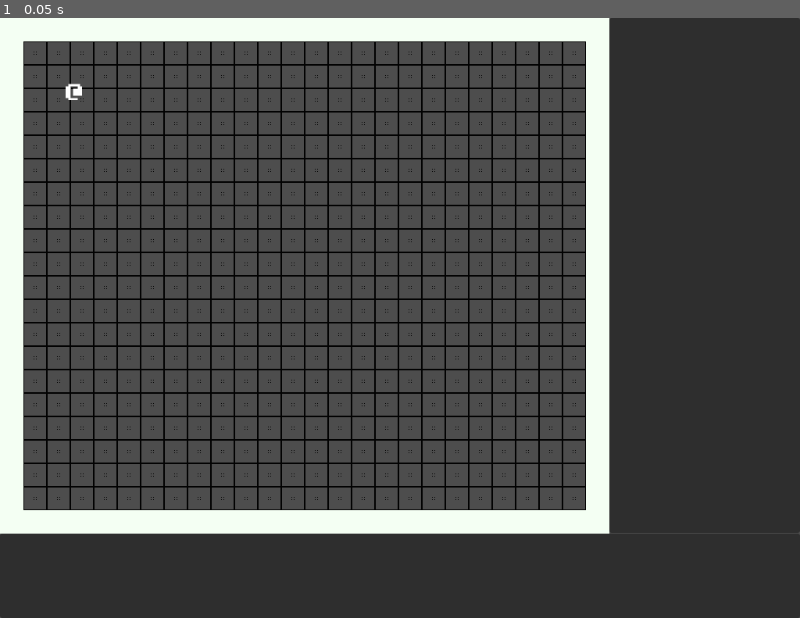
Above: before the commit, frame 1.
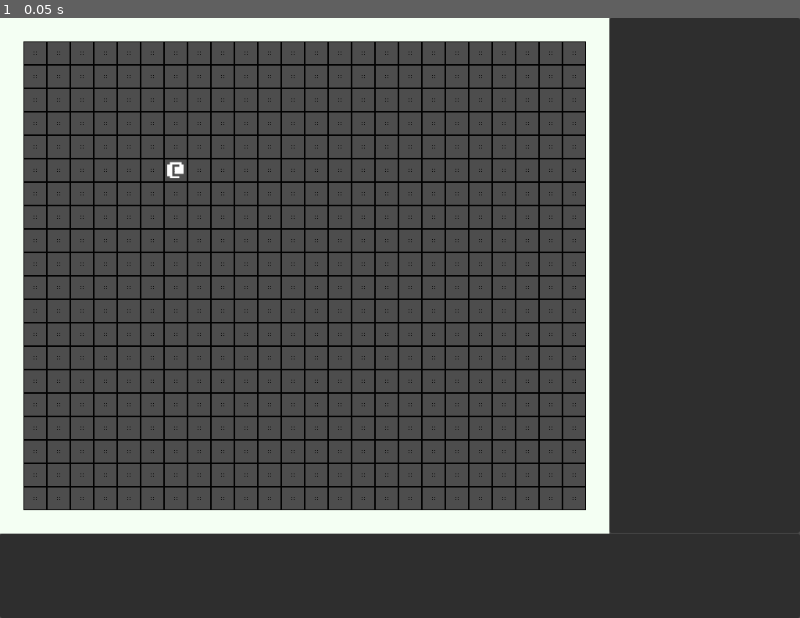
Above: after the commit, the same moment.

Repository: ntl-am/zeb86
Game: Godot game, scene res://scenes/mini_mundo/MiniMundo.tscn
The game is run twice, just before and just after one commit, with the same random seed, the same clock (stepped at 60 frames per second) and the same inputs. This scene is started directly instead of the project's main scene.
Inputs:
- Up to frame 1 (0.05 s): no input

The runs differ from the first frame. In frame 1, less than 0.1% of the frame differs, in the area x 8-23%, y 10-27%.

Commit message:
AAAAAAAAAAAHHHHHHHHHH

Diff:
--- a/scenes/mini_mundo/MiniMundo.tscn
+++ b/scenes/mini_mundo/MiniMundo.tscn
@@ -35,7 +35,7 @@
 script = ExtResource("4_x8k5v")
 
 [node name="PC" type="Sprite2D" parent="."]
-position = Vector2(95, 95)
+position = Vector2(75, 65)
 texture = ExtResource("4_gf0nu")
 script = ExtResource("4_8512l")
-coords = Vector2i(10, 10)
+coords = Vector2i(8, 7)
--- a/scenes/mini_mundo/mini_mundo.gd
+++ b/scenes/mini_mundo/mini_mundo.gd
@@ -1,8 +1,10 @@
-@tool
 extends Node2D
 
 @onready var tabuleiro: TileMapLayer = $Tabuleiro
 @onready var pc: Sprite2D = $PC
 
 func _ready() -> void:
-	print("asdsa")
+	var sqlen = tabuleiro.tile_set.tile_size.x
+	pc.tabuleiro_topleft_center = Vector2(sqlen / 2, sqlen / 2)
+	pc.tabuleiro_casa_len = sqlen
+	pc.reposition_from_coords()
--- a/scenes/mini_mundo/pc.gd
+++ b/scenes/mini_mundo/pc.gd
@@ -11,8 +11,8 @@
 @export var hp_now: int = 12
 @export var speed: int = 6
 
-var tabuleiro_topleft_center: Vector2 = Vector2(5, 5)
-var tabuleiro_casa_len: float = 10
+var tabuleiro_topleft_center: Vector2 = Vector2(15, 15)
+var tabuleiro_casa_len: float = 30
 
 func reposition_from_coords() -> void:
 	var x = tabuleiro_casa_len * (coords.x - 1) + tabuleiro_topleft_center.x
